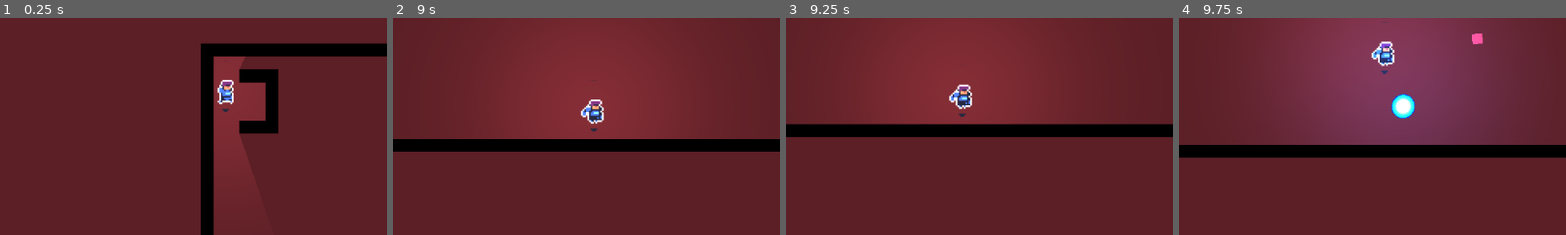
Above: before the commit, frames 1-4 (left to right).
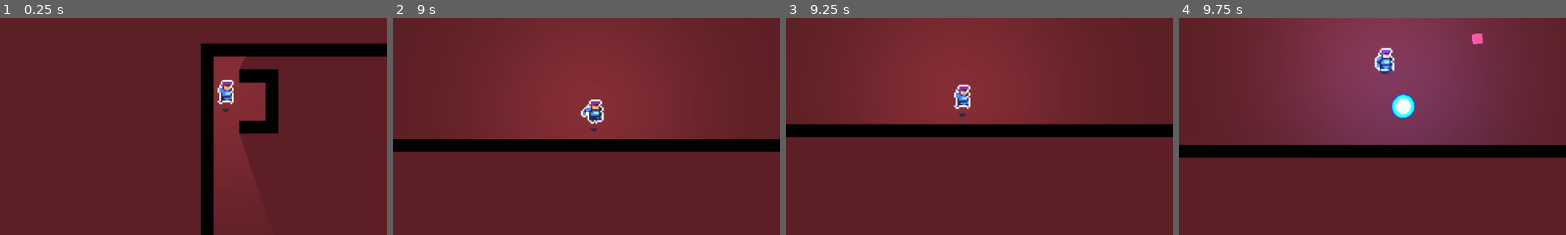
Above: after the commit, the same moments.

Repository: AHuang8693/CSC378-FinalProject
Game: Godot game, scene res://scenes/world.tscn
Same seed, same stepped clock (60 frames per second), same inputs: the game is played once before the commit and once after it.
Inputs (mouse positions are % of the whole screen's width and height, from its top left):
- Up to frame 1 (0.25 s): no input
- Up to frame 2 (9 s): move the mouse to (72, 45) at 0.52 s; hold D (right) 0.53-1.28 s; click (72, 45) at 0.6 s; move the mouse to (30, 55) at 1.27 s; hold S (down) 1.28-2.03 s; tap Space (space) every 1.5 s from 1.35 to 8.85 s; move the mouse to (60, 28) at 2.02 s; hold D (right) 2.03-2.78 s; click (60, 28) at 2.1 s; move the mouse to (45, 70) at 2.77 s; hold W (up) 2.78-3.53 s; move the mouse to (80, 65) at 3.52 s; hold A (left) 3.53-5.03 s; click (80, 65) at 3.6 s; move the mouse to (20, 35) at 4.27 s; tap Enter at 5 s; move the mouse to (55, 50) at 5.02 s; hold S (down) 5.03-5.78 s; click (55, 50) at 5.1 s; move the mouse to (35, 25) at 5.77 s; hold D (right) 5.78-6.53 s; move the mouse to (72, 45) at 6.52 s; hold W (up) 6.53-7.28 s; click (72, 45) at 6.6 s; move the mouse to (30, 55) at 7.27 s; hold D (right) 7.28-8.03 s; move the mouse to (60, 28) at 8.02 s; hold S (down) 8.03-8.78 s; click (60, 28) at 8.1 s; move the mouse to (45, 70) at 8.77 s; hold A (left) from 8.78 s (still down)
- Up to frame 3 (9.25 s): keep holding A (left)
- Up to frame 4 (9.75 s): move the mouse to (80, 65) at 9.52 s; release A (left) at 9.53 s; hold W (up) from 9.53 s (still down); click (80, 65) at 9.6 s
The pictures show only the part of the screen within x 21-71%, y 32-82%; the shares and areas given below are measured in that part.

Frames 1-2 are identical in both runs. In frame 3, 0.3% of the frame differs, in the area x 42-49%, y 33-42%; in frame 4, 0.7%, in the area x 49-56%, y 10-26%.

Commit message:
quick fix

Diff:
--- a/scripts/player_scripts/Player.gd
+++ b/scripts/player_scripts/Player.gd
@@ -69,11 +69,7 @@
 	if velocity.length() == 0:
 		animations.stop()
 	else:
-		var direction = "right"
-		if velocity.x < 0: direction = "left"
-		elif velocity.x > 0: direction = "right"
-
-		animations.play("walk_" + direction)
+		animations.play("walk_right")
 
 func fire():
 	bullet_instance = bullet.instantiate()
Not shown: 1 places in scenes/Player.tscn that only renumber resources
Not shown: 1 places in scenes/world.tscn that only renumber resources
